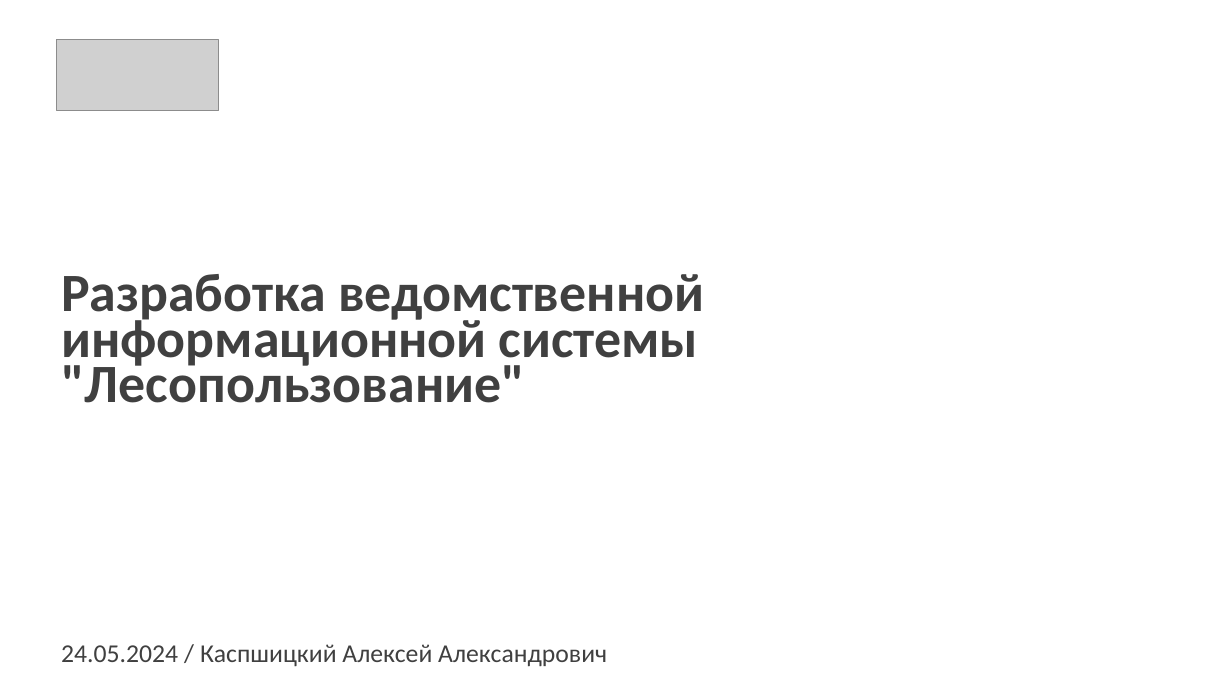
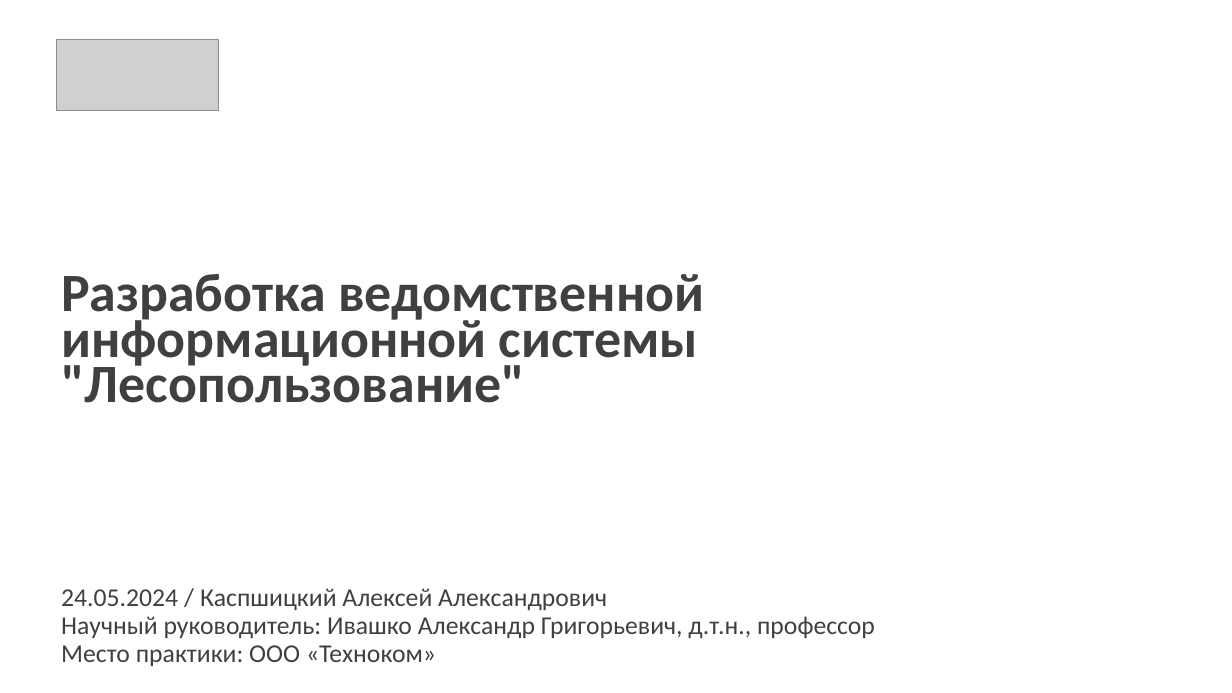
Before and after one commit to mcdodik20008/docs, a slide deck: slide 1 of Презентация диплома.pptx. Drawn at 1232x693 pixels with LibreOffice and Linux fonts; fonts in the diff are those of the drawing; grey boxes stand for pictures; background and template pictures are left out. Boxes give left, top, right and bottom in pixels: in the first picture for what was removed or moved away, otherwise in the second. Text is boxed around its words. In the diff, an @@ line names an element or a change of style, - is before the commit and + after.

```diff
--- a/Презентация диплома.pptx
+++ b/Презентация диплома.pptx
@@ text at [61, 588, 607, 611]: text colour #404040 to #646464 in "24.05.2024 / Каспшицкий Алексей Александрович" @@
@@ text at [61, 616, 875, 666]: paragraphs added @@
+Научный руководитель: Ивашко Александр Григорьевич, д.т.н., профессор
+Место практики: ООО «Техноком»
```
Also in this commit, not shown: 17 other slides changed, 2 other files.
